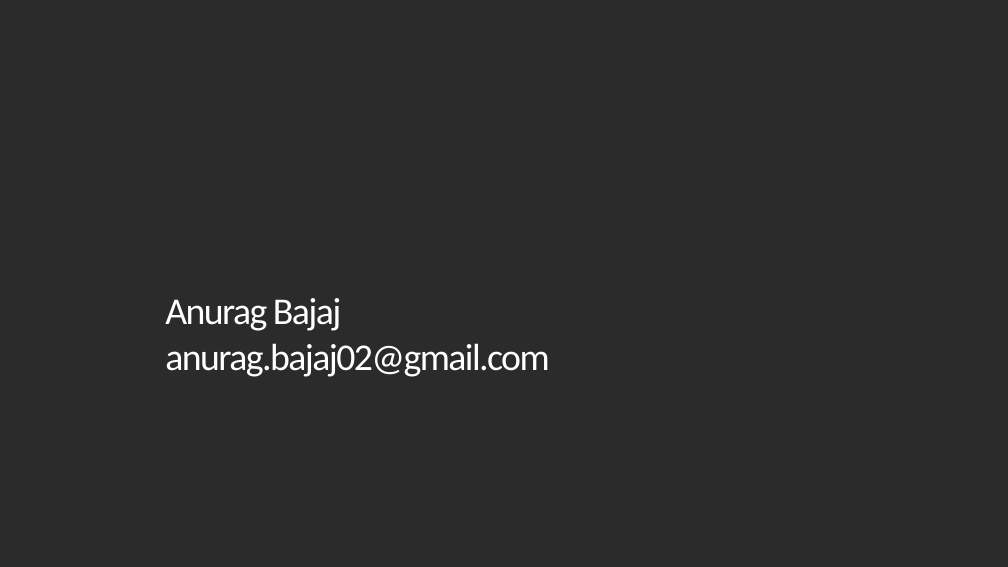
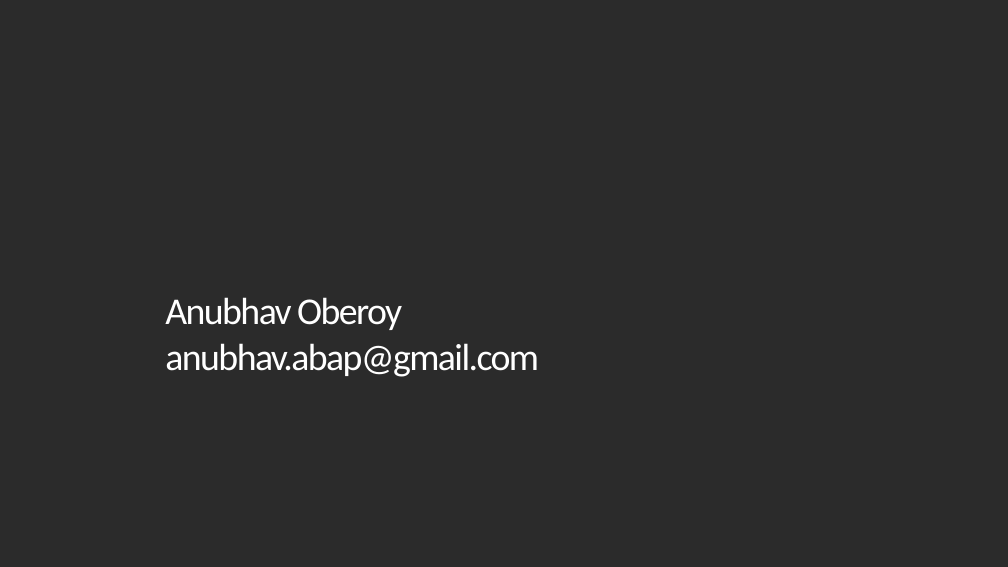
Before and after one commit to soyuztechnologies/EY_SAC_Feb2022, a slide deck: slide 18 of Extra Session/SAC_Training Day Extra.pptx. Drawn at 1008x567 pixels with LibreOffice and Linux fonts; fonts in the diff are those of the drawing; background and template pictures are left out; a plain dark background stands for a picture behind light text. Boxes give left, top, right and bottom in pixels: in the first picture for what was removed or moved away, otherwise in the second. Text is boxed around its words. In the diff, an @@ line names an element or a change of style, - is before the commit and + after.

```diff
--- a/Extra Session/SAC_Training Day Extra.pptx
+++ b/Extra Session/SAC_Training Day Extra.pptx
@@ text at (165, 297, 539, 377): text changed @@
-Anurag Bajaj
-anurag.bajaj02@gmail.com
+Anubhav Oberoy
+anubhav.abap@gmail.com
```
Also in this commit, not shown: 1 other slide changed.
